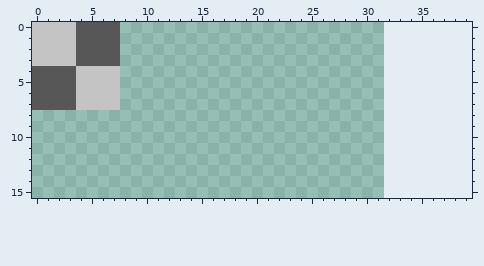
Two versions of one pixel-art sprite, src/data/sprites/house_tileset.png. The first picture shows the starting point.
The file is 32x16 pixels. The old version is drawn lined up with the new one, on the new canvas.
After the commit:
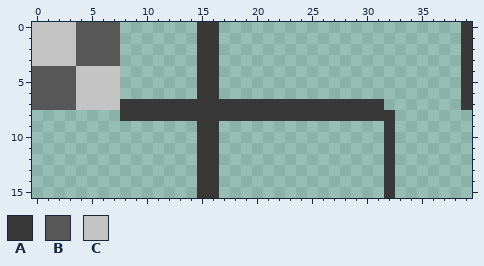
Palette (. is transparent): A #383838  B #575757  C #c4c4c4
The author wrote: added border tiles
The exact change:
canvas 32x16 -> 40x16
Colour A now appears in rows 0 to 6 at x 15 to 16 and 39; in row 7 at x 8 to 31 and 39; in row 8 at x 8 to 32; in rows 9 to 15 at x 15 to 16 and 32.
Pixel boxes of the changes (left, top, right, bottom) in both pictures:
added: (120, 22, 395, 198)
added: (461, 22, 472, 110)
